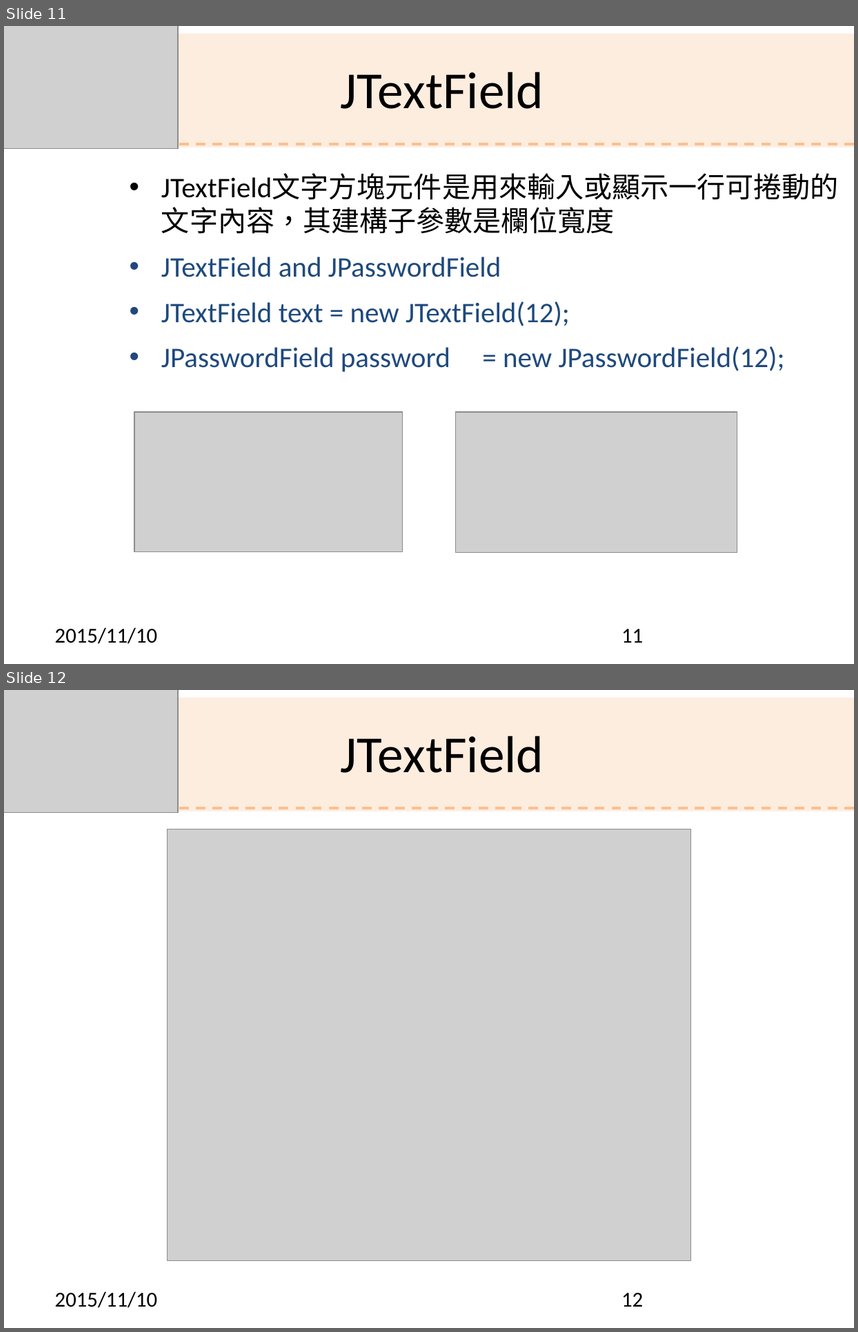
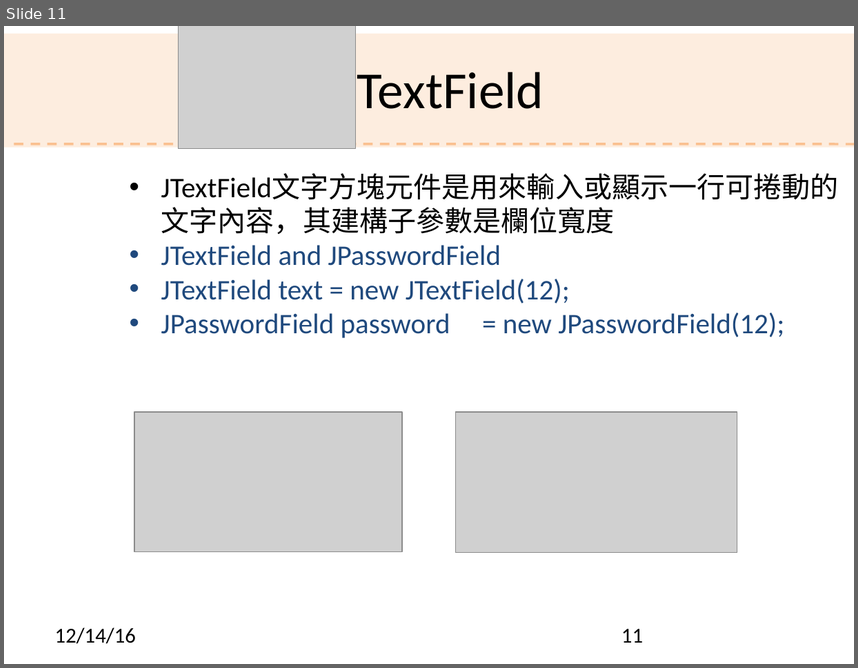
Before and after one commit to shouzo/Java-Programming_pages, a slide deck: class-tutorial/20161207/Ch9.pptx. Shown one above the other, each under a label of ours: slides 11 and 12 before the commit, slide 11 after it. The pictures are 858x1332 and 858x668 pixels, drawn with LibreOffice and Linux fonts; fonts in the diff are those of the drawing; grey boxes stand for pictures; background and template pictures are left out. Boxes give left, top, right and bottom in pixels: in the first picture for what was removed or moved away, otherwise in the second. Text is boxed around its words. In the diff, an @@ line names an element or a change of style, - is before the commit and + after.

```diff
--- a/class-tutorial/20161207/Ch9.pptx
+++ b/class-tutorial/20161207/Ch9.pptx
@@ slide 12 removed at box(4, 690, 854, 1328), background picture (left out) @@
@@ rectangle removed at box(4, 698, 854, 811) @@
@@ picture removed at box(4, 690, 179, 812) @@
@@ text removed at box(341, 736, 544, 773) @@
-JTextField
@@ line removed from (14, 808) to (854, 808) @@
@@ picture removed at box(168, 829, 691, 1261) @@
@@ text removed at box(55, 1291, 157, 1308) @@
-2015/11/10
@@ page number removed at box(622, 1292, 643, 1306) @@
-12
@@ slide 11 changed as well @@
@@ picture: place and size @@
-picture at box(4, 26, 179, 148)
+picture at box(179, 26, 356, 148)
@@ text "JTextField" rewrapped from box(341, 72, 544, 109) to box(341, 65, 544, 121) @@
@@ line (14, 144) - (854, 144): stroke #FAC090 2 pt dashed to #FAC090 2.01 pt @@
@@ text "JTextField文字方塊元件是用來輸入或顯示一行可捲動的文字內容，其建構子參數是欄位寬度" at box(161, 207, 784, 338): indent changed; less space between paragraphs @@
@@ text at box(55, 627, 136, 644): text changed @@
-2015/11/10
+12/14/16
```
Also in this commit, not shown: 26 other slides changed, 3 slides added, 2 other slides removed, 30 other files.
